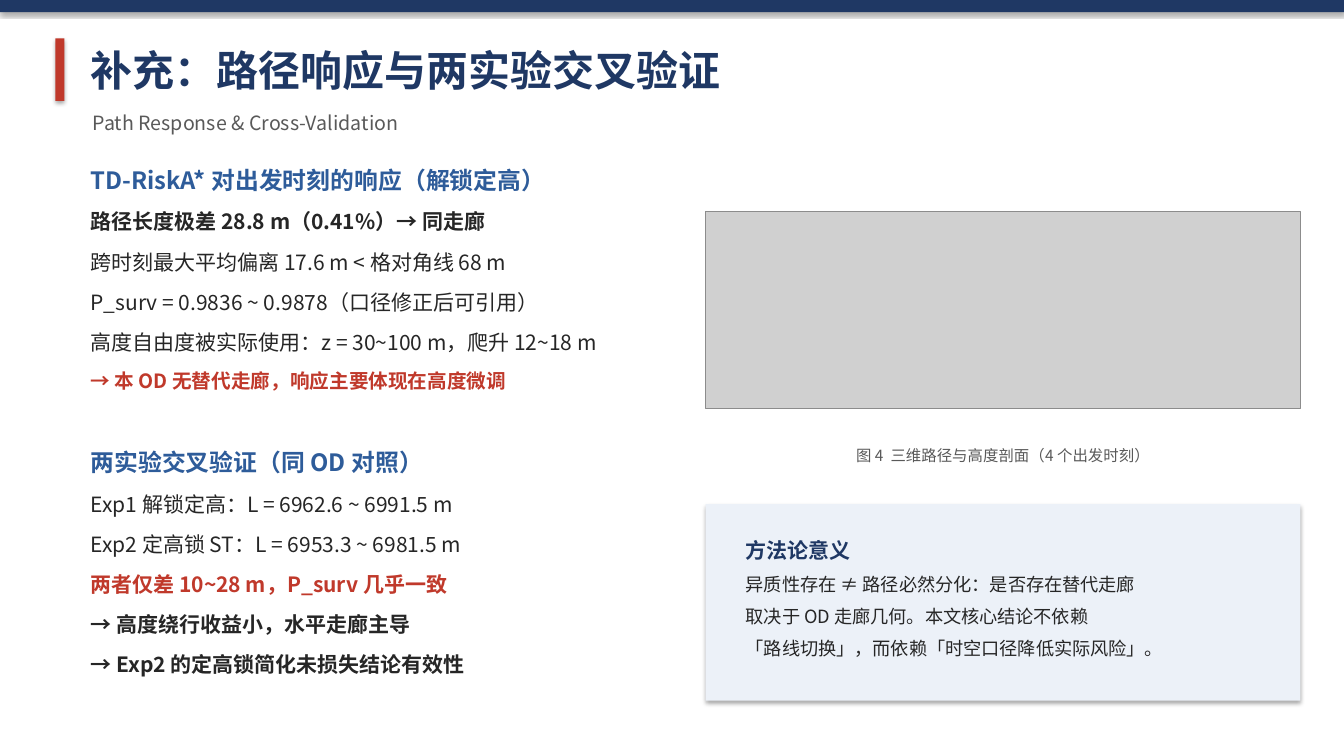
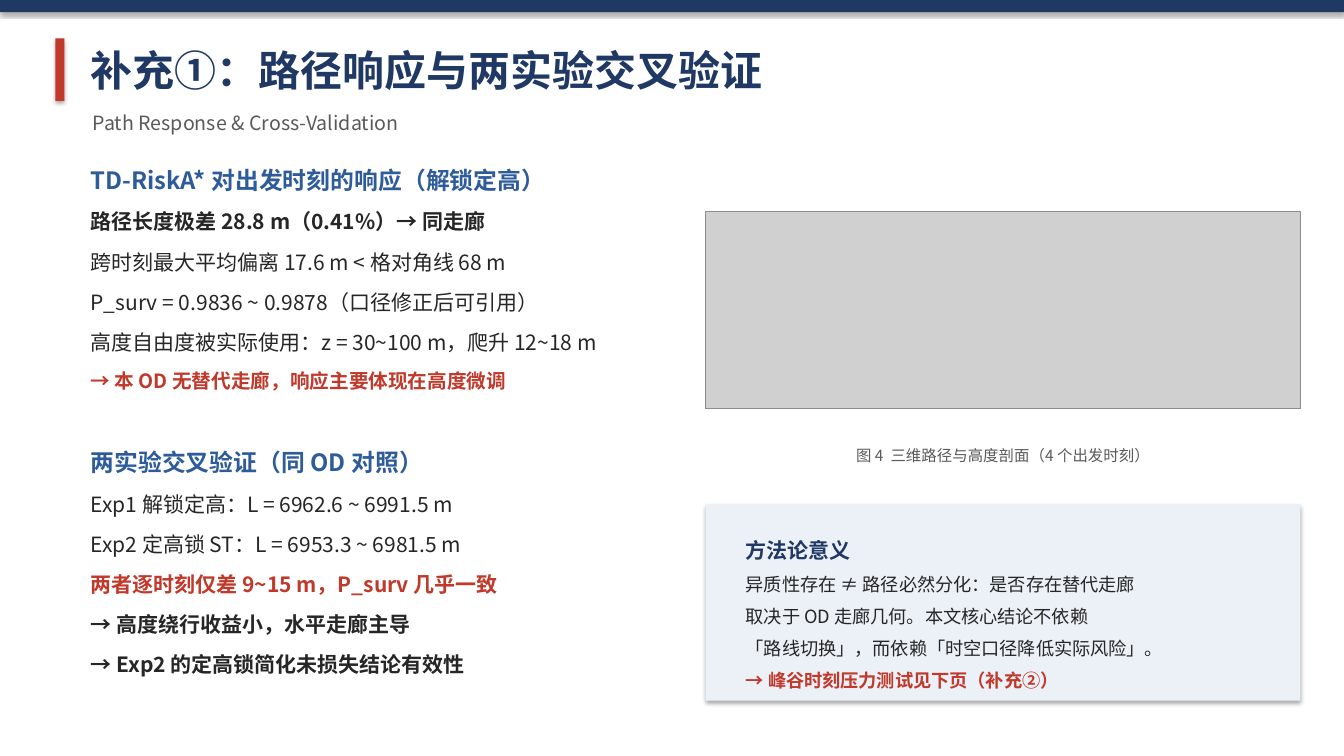
Before and after one commit to 909347194/Risk-Path, a slide deck: slide 7 of 学术汇报_时空异质性感知的低空无人机路径规划.pptx. Drawn at 1344x756 pixels with LibreOffice and Linux fonts; fonts in the diff are those of the drawing; grey boxes stand for pictures. Boxes give left, top, right and bottom in pixels: in the first picture for what was removed or moved away, otherwise in the second. Text is boxed around its words. In the diff, an @@ line names an element or a change of style, - is before the commit and + after.

Commit message:
ppt: 结合峰谷补跑/fig1判读重构推送继续优化(12页≤15)
- 新增「补充②：峰谷压力测试」页：results_rerun/fig1 判读性重构版(叠画/分歧放大/偏离矩阵/Δ面板+same corridor判定语)入deck
  · 叙事：基准四时刻恰好避开走廊风险峰(05:45)谷(17:45)→补跑拉满对比度(峰谷比1.34)仍同走廊(18.0m<68m)
- slide7 图4 换回 results/fig3b(08/12/18/22口径)：消除与正文「08/12/18/22」的图文时刻不一致
- 交叉验证数字修正：两者仅差 10~28m → 逐时刻仅差 9~15m(按两实验同刻长度实算)
- 图号顺延(结果② 图5→图6)；slide5 实验设计补压力测试一行；Q5 指向补充②
- 补齐讲者备注：相关工作页(原缺失) + 压力测试页(30s-可选/答辩用)

```diff
--- a/学术汇报_时空异质性感知的低空无人机路径规划.pptx
+++ b/学术汇报_时空异质性感知的低空无人机路径规划.pptx
@@ text at (x1=91, y1=50, x2=763, y2=90): text changed @@
-补充：路径响应与两实验交叉验证
+补充①：路径响应与两实验交叉验证
@@ text at (x1=91, y1=574, x2=498, y2=596): text changed @@
-两者仅差 10~28 m，P_surv 几乎一致
+两者逐时刻仅差 9~15 m，P_surv 几乎一致
@@ text at (x1=768, y1=671, x2=1059, y2=689): paragraph added @@
+→ 峰谷时刻压力测试见下页（补充②）
```
Also in this commit, not shown: 3 other slides changed, 1 slide added.
